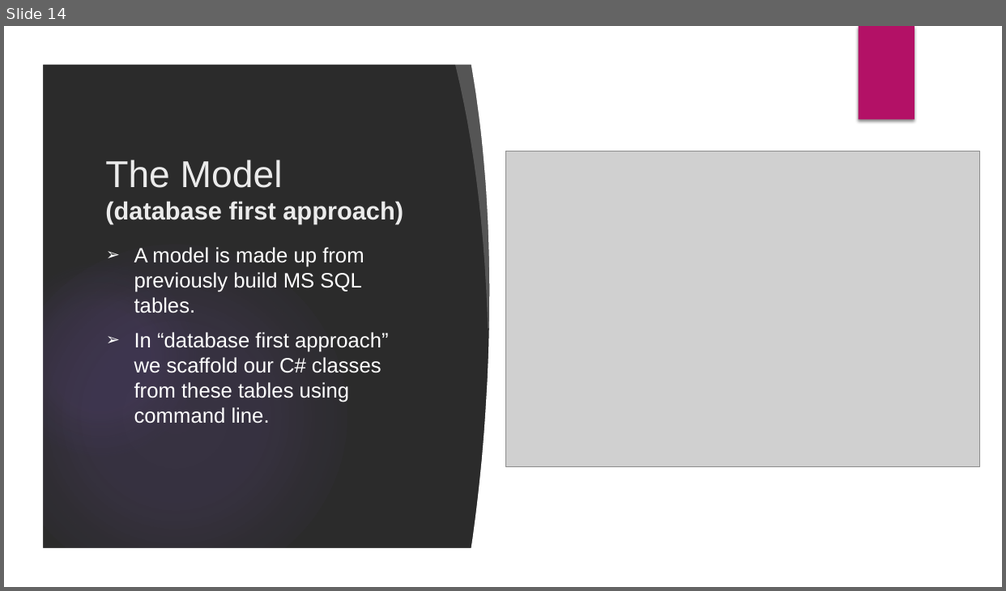
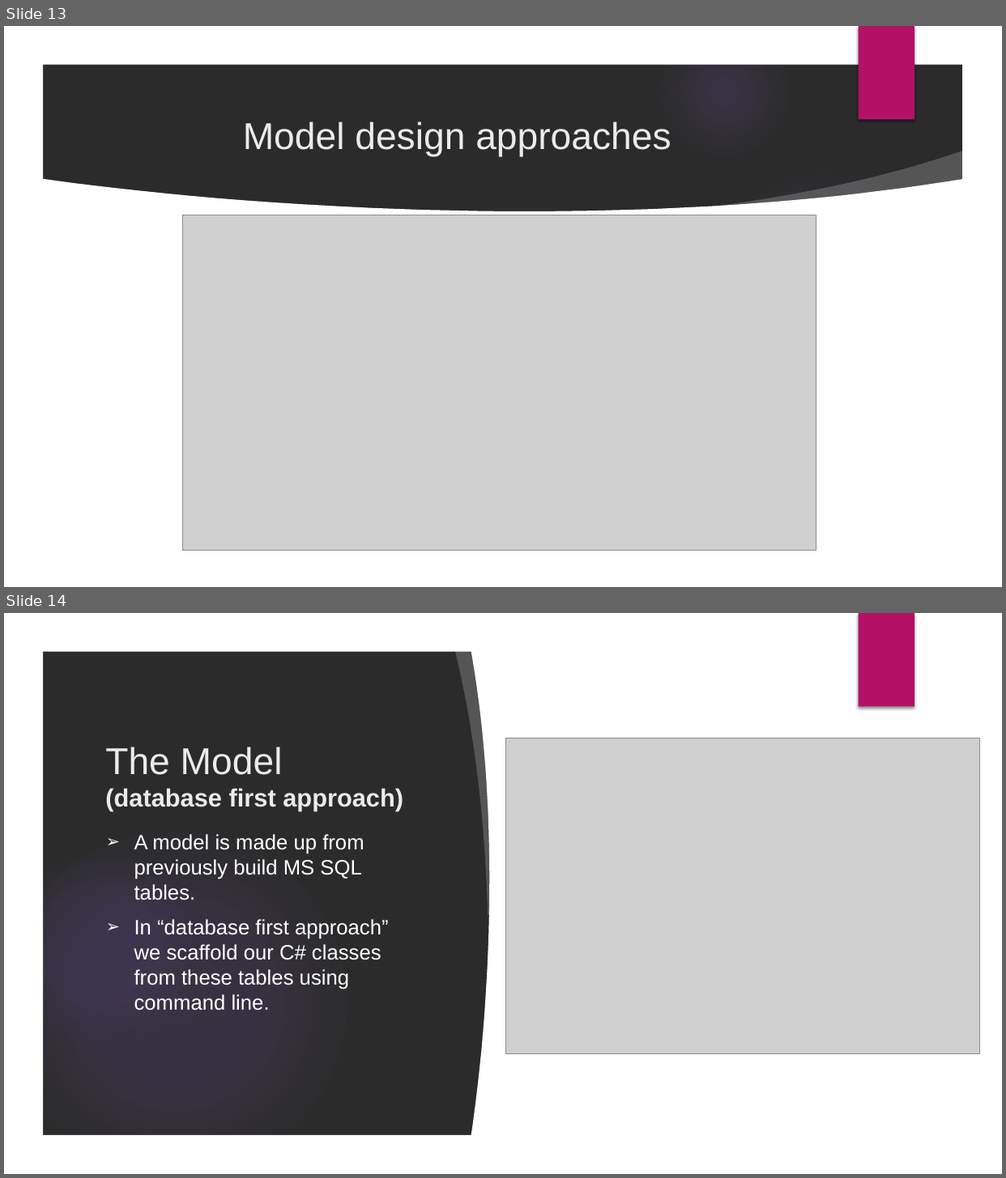
Before and after one commit to velizar92/TSK_Presentations, a slide deck: Databases_and_EntityFrameworkCore.pptx. Shown one above the other, each under a label of ours: slide 14 before the commit, slides 13 and 14 after it. The pictures are 1006x591 and 1006x1178 pixels, drawn with LibreOffice and Linux fonts; fonts in the diff are those of the drawing; grey boxes stand for pictures; background and template pictures are left out; a plain dark background stands for a picture behind light text. Boxes give left, top, right and bottom in pixels: in the first picture for what was removed or moved away, otherwise in the second. Text is boxed around its words. In the diff, an @@ line names an element or a change of style, - is before the commit and + after.

```diff
--- a/Databases_and_EntityFrameworkCore.pptx
+++ b/Databases_and_EntityFrameworkCore.pptx
@@ slide 13 added at box(4, 26, 1002, 587), background picture (left out); not listed: 6 template elements that a slide beside it also shows @@
@@ title added at box(243, 122, 671, 157), 36 pt, text #EBEBEB @@
+Model design approaches
@@ freeform shape added at box(698, 151, 971, 233), fill #FFFFFF at 20% opacity @@
@@ ellipse added at box(709, 163, 939, 394), fill gradient #9B6BF2 @@
@@ freeform shape added at box(41, 179, 965, 550), fill #FFFFFF @@
@@ picture added at box(183, 216, 816, 551) @@
```
Also in this commit, not shown: 2 slides changed, 3 other slides added.
